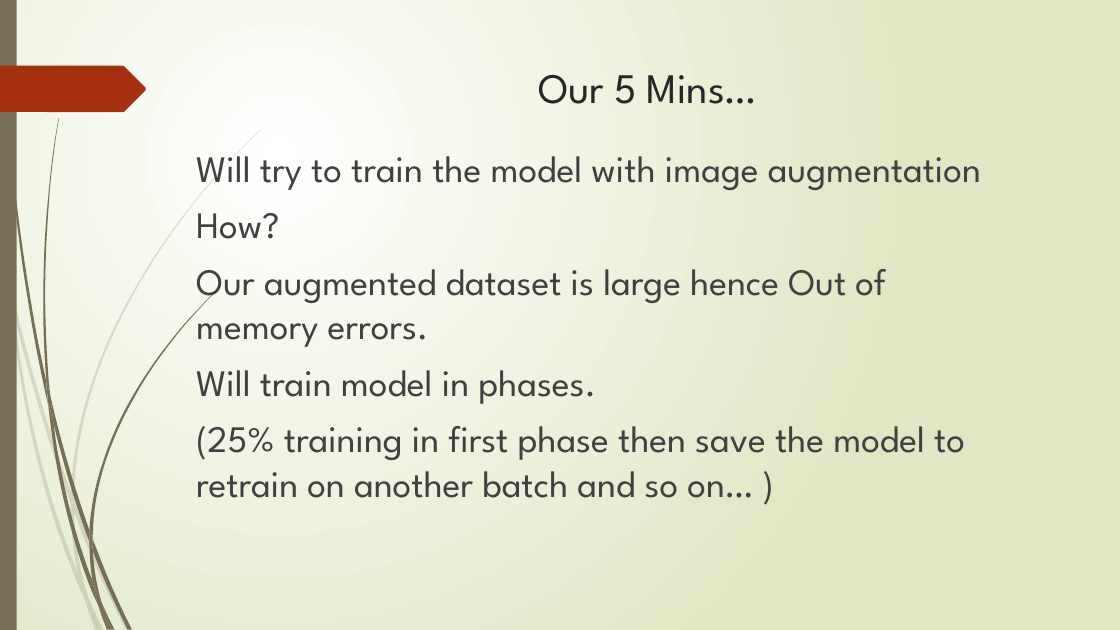
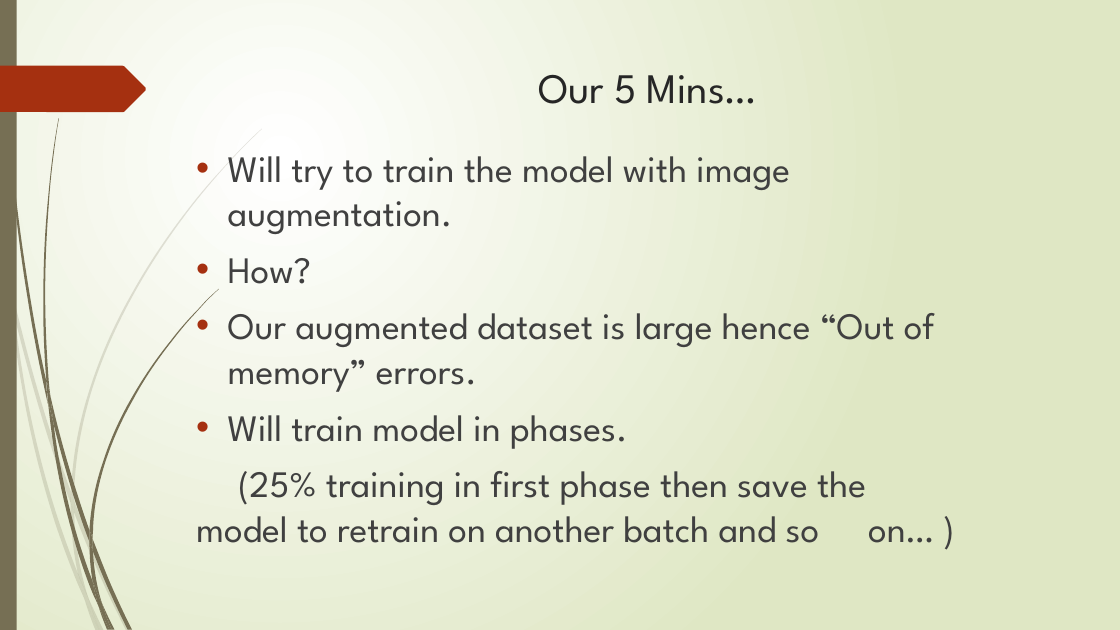
Before and after one commit to ShashankSaumya123/WBC-Classification, a slide deck: slide 15 of Presentation/Project Final.pptx. Drawn at 1120x630 pixels with LibreOffice and Linux fonts; fonts in the diff are those of the drawing. Boxes give left, top, right and bottom in pixels: in the first picture for what was removed or moved away, otherwise in the second. Text is boxed around its words. In the diff, an @@ line names an element or a change of style, - is before the commit and + after.

```diff
--- a/Presentation/Project Final.pptx
+++ b/Presentation/Project Final.pptx
@@ text at (x1=228, y1=156, x2=790, y2=234): text changed @@
-Will try to train the model with image augmentation
+• Will try to train the model with image augmentation.
@@ text at (x1=228, y1=258, x2=628, y2=449): bullet none to • @@
@@ text at (x1=228, y1=313, x2=935, y2=392): text changed @@
-Our augmented dataset is large hence Out of memory errors.
+• Our augmented dataset is large hence “Out of memory” errors.
```
Also in this commit, not shown: 4 other slides changed.
